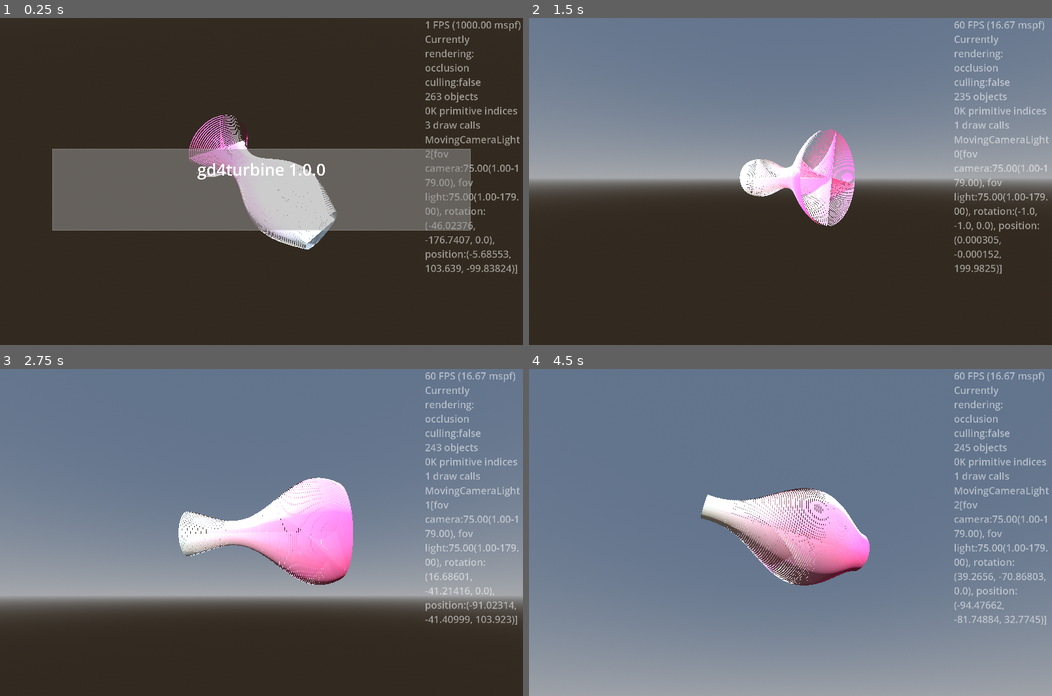
Above: before the commit, frames 1-4 (two rows, left to right).
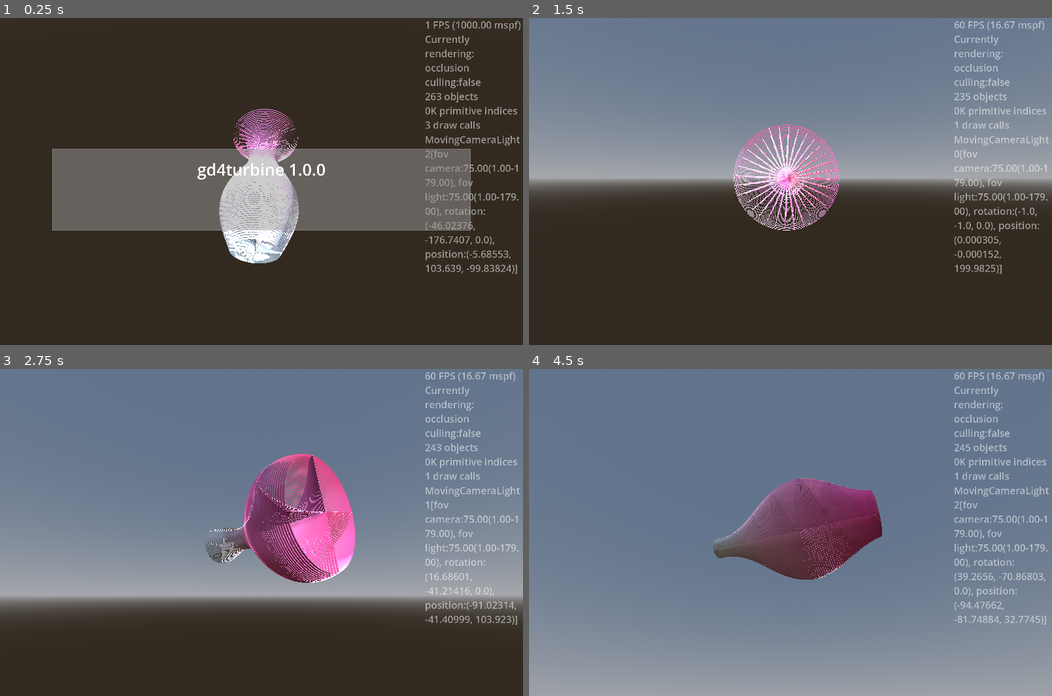
Above: after the commit, the same moments.

Repository: kasworld/gd4turbine
Game: Godot game, scene res://main.tscn
Two runs of this game, one before a commit and one after it. Both use one fixed random seed, a clock stepped at 60 frames per second and the inputs below.
Inputs (mouse positions are in pixels of both pictures, inside the frame that each line leads up to):
- Up to frame 1 (0.25 s): no input
- Up to frame 2 (1.5 s): tap Enter at 0.5 s; move the mouse to (905, 165) at 0.52 s; hold Right 0.53-1.28 s; tap Q at 0.6 s; click (905, 165) at 0.67 s; move the mouse to (685, 197) at 1.27 s; hold Down from 1.28 s (still down); tap E at 1.35 s
- Up to frame 3 (2.75 s): move the mouse to (313, 460) at 2.02 s; release Down at 2.03 s; hold Right from 2.03 s (still down); tap Enter at 2.1 s
- Up to frame 4 (4.5 s): move the mouse to (764, 597) at 2.77 s; release Right at 2.78 s; hold Up 2.78-3.53 s; tap Q at 2.85 s; click (764, 597) at 2.92 s; move the mouse to (947, 581) at 3.52 s; hold Left from 3.53 s (still down); tap E at 3.6 s; move the mouse to (633, 483) at 4.27 s; tap Enter at 4.35 s

The runs differ from the first frame. In frame 1, 5.5% of the frame differs, in the area x 36-65%, y 27-75%; in frame 2, 3.9%; in frame 3, 7.5%, in the area x 34-68%, y 26-66%; in frame 4, 7.2%.

Commit message:
add shift_fn rotate_fn to set_transform_all

Diff:
--- a/main.gd
+++ b/main.gd
@@ -57,20 +57,28 @@
 func turbine_demo() -> void:
 	turbine = preload("res://turbine/turbine.tscn").instantiate(
 		).init_basic(WorldSize.x,WorldSize.z / 4, 1, 4).set_color_all(random_color(),random_color(),
-		).set_transform_all(scale_cos)
-	turbine.rotation.y = PI/4
+		).set_transform_all(scale_cos, Turbine.shift_zero, Turbine.rotate_PI)
+	#turbine.rotation.y = PI/4
 	add_child(turbine)
 func scale_cos(rate :float) -> float:
 	return (cos(rate*PI*2)+2) * (rate/4+0.25)
 func scale_lambda(period :float) -> Callable:
 	return func(rate):
 		return (cos(rate*PI*2 + period)+2) * (rate/4+0.25)
+func shift_rate(rate :float) -> Vector3:
+	return Vector3(0,0,0)*(rate-0.5)
+func rotate_PI(rate :float) -> float:
+	return PI*rate*2
+func rotate_lambda(rad :float) -> Callable:
+	return func(rate):
+		return PI*rate*rad
+
 func turbine_rotate() -> void:
 	var t := Time.get_unix_time_from_system()
 	var rad := fposmod(t , PI*2)
-	turbine.rotation.z = rad
+	#turbine.rotation.z = rad
 	turbine.set_transform_all(
-		scale_lambda(rad)
+		scale_lambda(rad), Turbine.shift_zero, rotate_lambda(rad)
 		)
 func random_color() -> Color:
 	return NamedColorList.color_list.pick_random()[0]
--- a/turbine/turbine.gd
+++ b/turbine/turbine.gd
@@ -1,12 +1,24 @@
 extends Node3D
 class_name Turbine
+
+static func scale_1(_rate :float) -> float:
+	return 1
+
+static func shift_zero(_rate :float) -> Vector3:
+	return Vector3.ZERO
+
+static func rotate_zero(_rate :float) -> float:
+	return 0
 
 static func scale_cos(rate :float) -> float:
 	return (cos(rate*PI*2)+3)/4
 
+static func rotate_PI(rate :float) -> float:
+	return PI*rate
+
 func init_sample(count :int, radius :float, ring_width :float, arm_count :int, co1 :Color, co2 :Color) -> Turbine:
 	init_basic(count, radius, ring_width, arm_count)
-	set_transform_all(scale_cos)
+	set_transform_all(scale_1,shift_zero,rotate_zero)
 	set_color_all(co1,co2)
 	return self
 
@@ -29,7 +41,7 @@
 	rings.init_with_alpha(ring_mesh, count, 0.9, false)
 
 
-func set_transform_all(scale_fn:Callable) -> Turbine:
+func set_transform_all(scale_fn :Callable, shift_fn :Callable, rotate_fn :Callable) -> Turbine:
 	var count :int = $RingsOut.multimesh.visible_instance_count
 	var arm_count :int = $Blades.multimesh.visible_instance_count / count
 	var mesh_size :Vector3 = $Blades.multimesh.mesh.size
@@ -43,18 +55,22 @@
 		var scaled_size := Vector3(scale_by_rate, scale_by_rate, 1)
 		var ring_pos := Vector3(0,0, start_pos_z + i*ring_width)
 
-		var t = Transform3D(Basis(), ring_pos)
+		var t = Transform3D(Basis(), ring_pos + shift_fn.call(rate))
 		t = t.scaled_local(scaled_size)
 		t = t.rotated_local(Vector3.RIGHT, PI/2)
 		$RingsOut.multimesh.set_instance_transform(i, t)
 		$RingsIn.multimesh.set_instance_transform(i, t)
 
 		var base_int := i*arm_count
-		var blade_rotation_radian := rate * PI
 		var blade_center_radius := ring_radius * scale_by_rate/2
 		for j in arm_count:
-			var rad := arm_to_arm_radian_in_ring *j + blade_rotation_radian
-			t = Transform3D(Basis(), Vector3(cos(rad) *blade_center_radius,sin(rad) *blade_center_radius, ring_pos.z))
+			var rad :float = arm_to_arm_radian_in_ring *j + rotate_fn.call(rate)
+			t = Transform3D(Basis(),
+				Vector3(
+					cos(rad)*blade_center_radius,
+					sin(rad)*blade_center_radius,
+					ring_pos.z
+					) + shift_fn.call(rate) )
 			t = t.scaled_local(scaled_size)
 			t = t.rotated_local(Vector3.BACK, rad)
 			t = t.rotated_local(Vector3.LEFT, PI/10)
